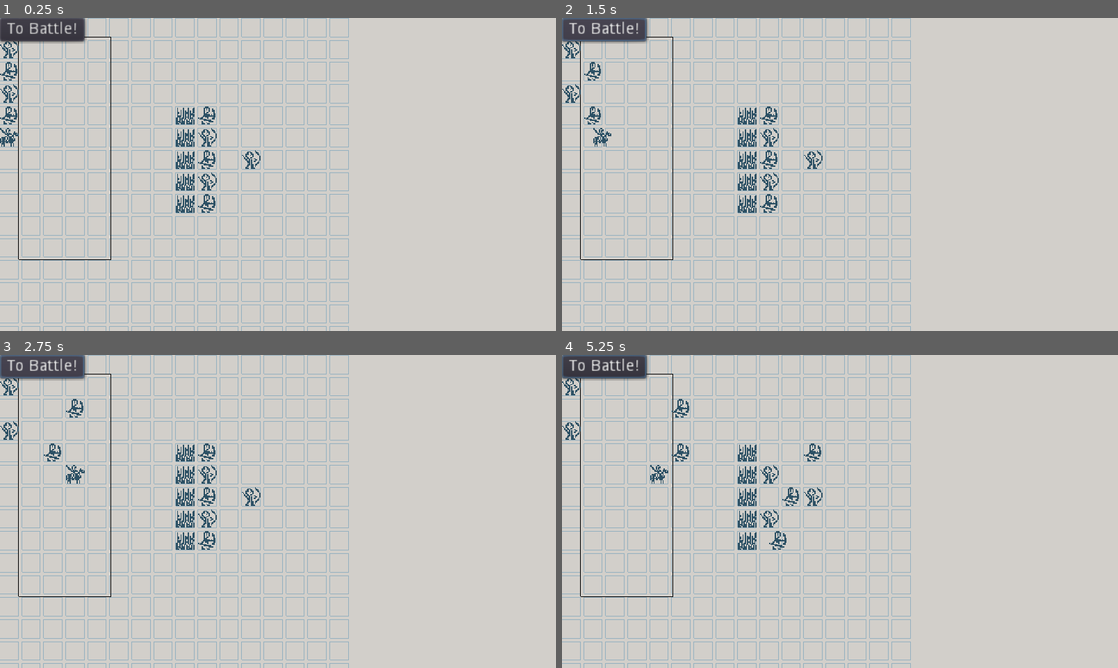
Above: before the commit, frames 1-4 (two rows, left to right).
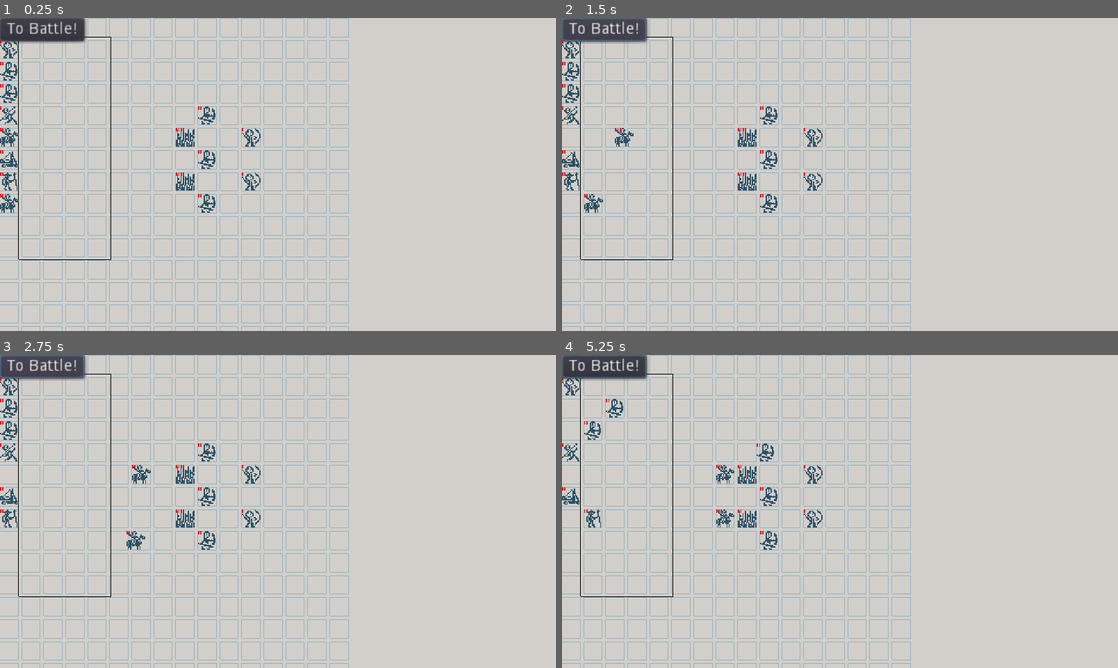
Above: after the commit, the same moments.

Repository: samuelbigos/cards_n_castles
Game: Godot game, scene res://source/Game.tscn
Same seed, same stepped clock (60 frames per second), same inputs: the game is played once before the commit and once after it.
Inputs (mouse positions are in pixels of both pictures, inside the frame that each line leads up to):
- Up to frame 1 (0.25 s): no input
- Up to frame 2 (1.5 s): click "To Battle!" at 0.5 s; click "To Battle!" at 1.25 s
- Up to frame 3 (2.75 s): click "To Battle!" at 2 s
- Up to frame 4 (5.25 s): move the mouse to (573, 386) at 2.77 s; click (573, 386) at 2.92 s; tap Space (ui_select) at 3.02, 3.77 s; move the mouse to (656, 408) at 3.52 s; click (656, 408) at 3.67 s; move the mouse to (573, 430) at 4.27 s; click (573, 430) at 4.42 s; move the mouse to (678, 452) at 5.02 s; click (678, 452) at 5.17 s

The runs differ from the first frame. In frame 1, 1.1% of the frame differs, in the area x 0-47%, y 7-63%; in frame 2, 1.5%; in frame 3, 1.5%; in frame 4, 1.9%.

Commit message:
- Fixes to action queue system
- Blood splatter
- Health and damage

Diff:
--- a/data/Card.gd
+++ b/data/Card.gd
@@ -6,7 +6,9 @@
 export var initiative : int = 0 # higher initiative goes first
 export var attack_range : int = 1 # attack range in cells
 export var move_and_shoot : bool = true # can move and shoot on same turn
+export var prefer_max_range : bool = true # won't move if an enemy is in range
 export var damage : int = 1 # damage per attack
 export var health : int = 1 # damage can take before being destroyed
-export var move_range : int = 1 # move range in cells
-export var can_move : bool = true # i.e. false for walls
+export var move_count : int = 1 # move range in cells
+export var attack_count : int = 1
+export var projectile : PackedScene = null
--- a/data/DatabaseCards.tscn
+++ b/data/DatabaseCards.tscn
@@ -12,6 +12,7 @@
 [ext_resource path="res://assets/units/skirmisher.png" type="Texture" id=10]
 [ext_resource path="res://assets/units/spearman.png" type="Texture" id=11]
 [ext_resource path="res://assets/units/palisade.png" type="Texture" id=12]
+[ext_resource path="res://source/projectiles/ProjectileArrow.tscn" type="PackedScene" id=13]
 
 [node name="DatabaseCards" type="Node"]
 script = ExtResource( 1 )
@@ -21,41 +22,62 @@
 sprite = ExtResource( 8 )
 sprite_bg = ExtResource( 2 )
 initiative = 2
+attack_range = 4
+projectile = ExtResource( 13 )
 
 [node name="Cavalry" parent="." instance=ExtResource( 3 )]
 id = "cavalry"
 sprite = ExtResource( 9 )
 initiative = 5
+health = 3
+move_count = 2
+projectile = ExtResource( 13 )
 
 [node name="Maa" parent="." instance=ExtResource( 3 )]
 id = "maa"
 sprite = ExtResource( 4 )
 initiative = 3
+health = 2
+projectile = ExtResource( 13 )
 
 [node name="Mangonel" parent="." instance=ExtResource( 3 )]
 id = "mangonel"
 sprite = ExtResource( 6 )
+health = 2
+projectile = ExtResource( 13 )
 
 [node name="Palisade" parent="." instance=ExtResource( 3 )]
 id = "palisade"
 sprite = ExtResource( 12 )
-can_move = false
+health = 4
+move_count = 0
+attack_count = 0
+projectile = ExtResource( 13 )
 
 [node name="Ram" parent="." instance=ExtResource( 3 )]
 id = "ram"
 sprite = ExtResource( 5 )
+health = 6
+projectile = ExtResource( 13 )
 
 [node name="Skirmisher" parent="." instance=ExtResource( 3 )]
 id = "skirmisher"
 sprite = ExtResource( 10 )
 initiative = 2
+attack_range = 3
+projectile = ExtResource( 13 )
 
 [node name="Spearman" parent="." instance=ExtResource( 3 )]
 id = "spearman"
 sprite = ExtResource( 11 )
 initiative = 3
+health = 2
+projectile = ExtResource( 13 )
 
 [node name="Stonewall" parent="." instance=ExtResource( 3 )]
 id = "stonewall"
 sprite = ExtResource( 7 )
-can_move = false
+health = 7
+move_count = 0
+attack_count = 0
+projectile = ExtResource( 13 )
--- a/project.godot
+++ b/project.godot
@@ -34,6 +34,11 @@
 "language": "GDScript",
 "path": "res://source/BattleAutomator.gd"
 }, {
+"base": "Sprite",
+"class": "BloodPool",
+"language": "GDScript",
+"path": "res://source/effects/BloodPool.gd"
+}, {
 "base": "Node",
 "class": "Game",
 "language": "GDScript",
@@ -48,6 +53,11 @@
 "class": "Player",
 "language": "GDScript",
 "path": "res://source/Player.gd"
+}, {
+"base": "Node2D",
+"class": "ProjectileArrow",
+"language": "GDScript",
+"path": "res://source/projectiles/ProjectileArrow.gd"
 }, {
 "base": "Node2D",
 "class": "Unit",
@@ -65,9 +75,11 @@
 "ActionMove": "",
 "BaseAction": "",
 "BattleAutomator": "",
+"BloodPool": "",
 "Game": "",
 "Opponent": "",
 "Player": "",
+"ProjectileArrow": "",
 "Unit": "",
 "XXX": ""
 }
--- a/source/AI.gd
+++ b/source/AI.gd
@@ -10,6 +10,9 @@
 
 """ PRIVATE """
 
+var _attack_count = 0
+var _move_count = 0
+
 """ PUBLIC """
 
 export var move_action_script : Resource
@@ -21,15 +24,76 @@
 
 """ PRIVATE """
 
+func _determine_attack(all_units, this_unit, this_data):
+	for unit in all_units:
+		if unit.get_team() == this_unit.get_team():
+			continue
+
+		var range_to = Grid.cells_between(Grid.pos_to_grid_pos(this_unit.position), Grid.pos_to_grid_pos(unit.position))
+		var this_range = this_data.attack_range
+		var in_range = this_range >= range_to
+		if in_range: # TODO: attack highest priority in range rather than first in range
+			var attack_action = attack_action_script.new()
+			attack_action.target = unit
+			attack_action.unit_data = this_data
+			attack_action.attack_damage = this_data.damage
+			return attack_action
+
+	return null
+
+func _determine_move(all_units, this_unit, this_data):
+	var closest_unit = null
+	var closest_range = 99
+	for unit in all_units:
+		if unit.get_team() == this_unit.get_team():
+			continue
+
+		var range_to = Grid.cells_between(Grid.pos_to_grid_pos(this_unit.position), Grid.pos_to_grid_pos(unit.position))
+		if range_to < closest_range:
+			closest_range = range_to
+			closest_unit = unit
+
+	# if no enemies remain, just return a move with no direction.
+	if closest_unit == null:
+		var move_action = move_action_script.new()
+		move_action.direction = Vector2(0, 0)
+		return move_action
+
+	var in_range = this_data.attack_range >= closest_range
+	if not in_range or not this_data.prefer_max_range:
+		var vector = Grid.pos_to_grid_pos(closest_unit.position) - Grid.pos_to_grid_pos(this_unit.position)
+		var move_dir = Vector2()
+		if abs(vector.x) > abs(vector.y):
+			if vector.x > 0: move_dir.x += 1
+			else: move_dir.x -= 1
+		else:
+			if vector.y > 0: move_dir.y += 1
+			else: move_dir.y -= 1
+
+		var move_action = move_action_script.new()
+		move_action.direction = move_dir
+		return move_action
+
+	return null
+
 """ PUBLIC """
 
-func reset():
-	pass
+func reset(all_units, this_unit, this_data):
+	_attack_count = this_data.attack_count
+	_move_count = this_data.move_count
 
-func determine_actions(unit):
-	var actions = []
-	if unit._cached_data.can_move:
-		var move_action = move_action_script.new()
-		move_action.direction = Vector2(1, 0)
-		actions.append(move_action)
-	return actions
+func determine_actions(all_units, this_unit, this_data):
+
+	if _attack_count > 0:
+		var action = _determine_attack(all_units, this_unit, this_data)
+		if action != null:
+			_attack_count -= 1
+			return action
+
+	if _move_count > 0:
+		var action = _determine_move(all_units, this_unit, this_data)
+		if action != null:
+			_move_count -= 1
+			return action
+
+	return null
--- a/source/BattleAutomator.gd
+++ b/source/BattleAutomator.gd
@@ -22,8 +22,6 @@
 var _state = State.BEGIN_TURN
 
 """ PUBLIC """
-
-const TURN_TIME_PADDING = 0.5
 
 signal on_battle_end(winner)
 
--- a/source/Game.gd
+++ b/source/Game.gd
@@ -16,6 +16,7 @@
 """ PUBLIC """
 
 export var unit_scene : PackedScene = null
+export var blood_scene : PackedScene = null
 
 signal state_change(from, to)
 
@@ -28,6 +29,9 @@
 func _ready():
 	$Player.setup(self)
 	$Opponent.setup(self)
+	for unit in get_all_units():
+		unit.connect("on_death", self, "on_Unit_on_death")
+
 	change_state(Globals.State.DEPLOY)
 
 func _process_results(winner):
@@ -38,8 +42,10 @@
 	match to:
 		Globals.State.DEPLOY:
 			pass
+
 		Globals.State.BATTLE:
-			$BattleAutomator.begin($Player.get_units() + $Opponent.get_units())
+			$BattleAutomator.begin(get_all_units())
+
 		Globals.State.RESULTS:
 			_process_results(_winner)
 
@@ -49,6 +55,11 @@
 func _on_BattleAutomator_on_battle_end(winner):
 	_winner = winner
 	change_state(Globals.State.RESULTS)
+
+func on_Unit_on_death(unit):
+	var blood = blood_scene.instance()
+	blood.position = unit.position
+	$Env.add_child(blood)
 
 """ PUBLIC """
 
@@ -61,3 +72,6 @@
 
 func get_state():
 	return _state
+
+func get_all_units():
+	return $Player.get_units() + $Opponent.get_units()
--- a/source/Game.tscn
+++ b/source/Game.tscn
@@ -7,16 +7,20 @@
 [ext_resource path="res://data/DatabaseCards.tscn" type="PackedScene" id=5]
 [ext_resource path="res://source/Opponent.gd" type="Script" id=6]
 [ext_resource path="res://source/BattleAutomator.gd" type="Script" id=7]
+[ext_resource path="res://source/effects/BloodPool.tscn" type="PackedScene" id=8]
 
 [node name="Game" type="Node2D"]
 script = ExtResource( 2 )
 unit_scene = ExtResource( 1 )
+blood_scene = ExtResource( 8 )
+
+[node name="Env" type="Node2D" parent="."]
 
 [node name="Grid" parent="." instance=ExtResource( 3 )]
 
 [node name="Player" type="Node2D" parent="."]
 script = ExtResource( 4 )
-starting_hand = [ "archer", "maa", "archer", "maa", "cavalry" ]
+starting_hand = [ "archer", "maa", "maa", "skirmisher", "cavalry", "mangonel", "spearman", "cavalry" ]
 
 [node name="Opponent" type="Node2D" parent="."]
 script = ExtResource( 6 )
--- a/source/Grid.gd
+++ b/source/Grid.gd
@@ -79,3 +79,16 @@
 	_grid[pos.x][pos.y] = null
 	_grid_map.erase(object)
 	return true
+
+func cells_between(pos1:Vector2, pos2:Vector2):
+	return abs(pos1.x - pos2.x) + abs(pos1.y - pos2.y)
+
+func pos_to_snapped_pos(pos:Vector2):
+	return grid_pos_to_snapped_pos(pos_to_grid_pos(pos))
+
+func grid_pos_to_snapped_pos(pos:Vector2):
+	return pos * (cell_size + ((Vector2(1.0, 1.0) * cell_padding))) + cell_size * 0.5
+
+func pos_to_grid_pos(pos:Vector2):
+	return Vector2(int(pos.x / (cell_size.x + cell_padding)),
+					int(pos.y / (cell_size.y + cell_padding)))
--- a/source/Opponent.gd
+++ b/source/Opponent.gd
@@ -5,11 +5,11 @@
 """
 
 const opponent_start = Vector2(8, 4)
-const level = [["palisade", "maa", null, null, null],
-				["palisade", "archer", null, null, null],
-				["palisade", "maa", null, "archer", null],
-				["palisade", "archer", null, null, null],
-				["palisade", "maa", null, null, null]]
+const level = [[null, "maa", null, null, null],
+				["palisade", null, null, "archer", null],
+				[null, "maa", null, null, null],
+				["palisade", null, null, "archer", null],
+				[null, "maa", null, null, null]]
 
 ###########
 # MEMBERS #
@@ -33,9 +33,11 @@
 func _ready():
 	pass
 
-
 func _on_Game_state_change(_from, _to):
 	pass # Replace with function body.
+
+func on_Unit_on_death(unit):
+	_units.erase(unit)
 
 """ PUBLIC """
 
@@ -50,8 +52,9 @@
 
 			var card_data = _game.get_card_database().get_card_by_id(level[y][x])
 			var unit = _game.unit_scene.instance()
-			unit.init_with_data(card_data, OPPONENT_TEAM_ID)
+			unit.init_with_data(card_data, OPPONENT_TEAM_ID, _game)
 			unit.set_grid_pos(Vector2(opponent_start.x + x, opponent_start.y + y))
+			unit.connect("on_death", self, "on_Unit_on_death")
 			add_child(unit)
 			_units.append(unit)
 
--- a/source/Player.gd
+++ b/source/Player.gd
@@ -43,6 +43,9 @@
 			for unit in _units:
 				unit._process_input = false
 
+func on_Unit_on_death(unit):
+	_units.erase(unit)
+
 """ PUBLIC """
 
 func setup(game):
@@ -51,8 +54,9 @@
 	for card in starting_hand:
 		var card_data = _game.get_card_database().get_card_by_id(card)
 		var unit = _game.unit_scene.instance()
-		unit.init_with_data(card_data, PLAYER_TEAM_ID)
+		unit.init_with_data(card_data, PLAYER_TEAM_ID, _game)
 		unit.set_grid_pos(Vector2(0, current_pos))
+		unit.connect("on_death", self, "on_Unit_on_death")
 		add_child(unit)
 		_units.append(unit)
 		current_pos += 1
--- a/source/Unit.gd
+++ b/source/Unit.gd
@@ -3,6 +3,12 @@
 """
 Base for a unit on the battlefield.
 """
+
+enum State {
+	IDLE,
+	DETERMINE_ACTION,
+	PROCESS_ACTION
+}
 
 ###########
 # MEMBERS #
@@ -16,7 +22,9 @@
 
 signal on_turn_over
 signal on_movement_complete
+signal on_death(unit)
 
+var _game = null
 var _sticky = false
 var _mouse_grid_pos_last = Vector2()
 var _snap_lerp_timer = 0.0
@@ -25,9 +33,10 @@
 var _process_input = false
 var _team = -1
 var _cached_data = null
-var _processing_turn = false
-var _processing_action = false
-var _action_stack = []
+var _state = State.IDLE
+var _action = null
+var _health = 0
+var _max_health = 0
 
 ###########
 # METHODS #
@@ -37,6 +46,8 @@
 
 func _ready():
 	$Sprite.modulate = Color("2e5266")
+	for pip in $Health.get_children():
+		pip.modulate = Color("d91f30")
 
 func _process(delta):
 	if _sticky:
@@ -51,25 +62,34 @@
 			position = _snap_lerp_to
 			emit_signal("on_movement_complete")
 
-	if _processing_turn:
-		if _action_stack.size() == 0:
-			emit_signal("on_turn_over")
-			_processing_turn = false
-		else:
-			# process the action stack
-			if not _processing_action:
-				var action_to_process = _action_stack[0]
-				action_to_process.connect("on_action_complete", self, "_on_BaseAction_on_action_complete")
-				action_to_process.begin(self)
-				add_child(action_to_process)
-				_processing_action = true
+	match _state:
+		State.IDLE:
+			pass
+
+		State.DETERMINE_ACTION:
+			if _action:
+				_action.queue_free()
+
+			_action = $AI.determine_actions(_game.get_all_units(), self, _cached_data)
+			if _action == null:
+				emit_signal("on_turn_over")
+				_state = State.IDLE
+			else:
+				_action.connect("on_action_complete", self, "_on_BaseAction_on_action_complete")
+				_action.begin(self)
+				add_child(_action)
+				_state = State.PROCESS_ACTION
+
+		State.PROCESS_ACTION:
+			pass
+
 
 func _move_to_grid_relative(pos:Vector2):
-	var global_pos = _pos_to_grid_pos(position) + pos
+	var global_pos = Grid.pos_to_grid_pos(position) + pos
 	var moved = Grid.move(self, global_pos.x, global_pos.y)
 	if moved:
 		_snap_lerp_from = position
-		_snap_lerp_to = _grid_pos_to_snapped_pos(global_pos)
+		_snap_lerp_to = Grid.grid_pos_to_snapped_pos(global_pos)
 		_snap_lerp_timer = SNAP_TIME
 		return true
 	else:
@@ -77,28 +97,32 @@
 
 func _move_to_mouse(pos:Vector2):
 	# adjust pos to snap to grid
-	var mouse_grid_pos = _pos_to_grid_pos(pos)
+	var mouse_grid_pos = Grid.pos_to_grid_pos(pos)
 	if mouse_grid_pos != _mouse_grid_pos_last and Grid.get_at(mouse_grid_pos.x, mouse_grid_pos.y) == null:
-		_snap_lerp_from = _grid_pos_to_snapped_pos(_mouse_grid_pos_last)
-		_snap_lerp_to = _grid_pos_to_snapped_pos(mouse_grid_pos)
+		_snap_lerp_from = Grid.grid_pos_to_snapped_pos(_mouse_grid_pos_last)
+		_snap_lerp_to = Grid.grid_pos_to_snapped_pos(mouse_grid_pos)
 		_snap_lerp_timer = SNAP_TIME
 		Grid.move(self, mouse_grid_pos.x, mouse_grid_pos.y)
 
 	_mouse_grid_pos_last = mouse_grid_pos
 
-func _pos_to_snapped_pos(pos:Vector2):
-	return _grid_pos_to_snapped_pos(_pos_to_grid_pos(pos))
-
-func _grid_pos_to_snapped_pos(pos:Vector2):
-	return pos * (Grid.cell_size + ((Vector2(1.0, 1.0) * Grid.cell_padding))) + Grid.cell_size * 0.5
-
-func _pos_to_grid_pos(pos:Vector2):
-	return Vector2(int(pos.x / (Grid.cell_size.x + Grid.cell_padding)),
-					int(pos.y / (Grid.cell_size.y + Grid.cell_padding)))
-
 func _in_hand():
 	# 1st column is in hand for now.
-	return _pos_to_snapped_pos(position).x == 0
+	return Grid.pos_to_snapped_pos(position).x == 0
+
+func _update_health():
+	for i in range(0, $Health.get_child_count()):
+		if i < _health:
+			$Health.get_child(i).visible = true
+		else:
+			$Health.get_child(i).visible = false
+	if _health <= 0:
+		_die()
+
+func _die():
+	# TODO: particles
+	emit_signal("on_death", self)
+	queue_free()
 
 # time between 0-1
 func _lerp(from, to, time):
@@ -118,20 +142,29 @@
 			_sticky = true
 
 func _on_BaseAction_on_action_complete(action):
-	_processing_action = false
-	_action_stack.erase(action)
-	action.queue_free()
+	_state = State.DETERMINE_ACTION
+
+func _on_ActionAttach_on_hit(action, attack_damage):
+	_health -= attack_damage
+	_update_health()
 
 """ PUBLIC """
 
-func init_with_data(card_data, team):
-	$Sprite.texture = card_data.sprite
-	$SpriteBG.texture = card_data.sprite_bg
+func init_with_data(card_data, team, game):
+	_cached_data = card_data.duplicate()
+	_game = game
+	$Sprite.texture = _cached_data.sprite
+	$SpriteBG.texture = _cached_data.sprite_bg
+	_max_health = _cached_data.health
+	_health = _cached_data.health
+	for i in range(0, $Health.get_child_count()):
+		if i < _max_health:
+			$Health.get_child(i).visible = true
+
 	_team = team
-	_cached_data = card_data.duplicate()
 
 func set_grid_pos(pos):
-	position = _grid_pos_to_snapped_pos(pos)
+	position = Grid.grid_pos_to_snapped_pos(pos)
 	_mouse_grid_pos_last = pos
 	if not Grid.has(self):
 		Grid.add(pos.x, pos.y, self)
@@ -141,7 +174,9 @@
 func get_initiative():
 	return _cached_data.initiative
 
+func get_team():
+	return _team
+
 func do_turn():
-	_processing_turn = true
-	$AI.reset()
-	_action_stack = $AI.determine_actions(self)
+	_state = State.DETERMINE_ACTION
+	$AI.reset(_game.get_all_units(), self, _cached_data)
--- a/source/Unit.tscn
+++ b/source/Unit.tscn
@@ -6,6 +6,7 @@
 [ext_resource path="res://source/AI.gd" type="Script" id=4]
 [ext_resource path="res://source/actions/ActionMove.gd" type="Script" id=5]
 [ext_resource path="res://source/actions/ActionAttack.gd" type="Script" id=6]
+[ext_resource path="res://assets/gui/health_pip.png" type="Texture" id=7]
 
 [sub_resource type="RectangleShape2D" id=1]
 extents = Vector2( 8, 8 )
@@ -32,6 +33,50 @@
 script = ExtResource( 4 )
 move_action_script = ExtResource( 5 )
 attack_action_script = ExtResource( 6 )
+
+[node name="Health" type="Node2D" parent="."]
+
+[node name="1" type="Sprite" parent="Health"]
+visible = false
+position = Vector2( -8, -8 )
+texture = ExtResource( 7 )
+centered = false
+
+[node name="2" type="Sprite" parent="Health"]
+visible = false
+position = Vector2( -6, -8 )
+texture = ExtResource( 7 )
+centered = false
+
+[node name="3" type="Sprite" parent="Health"]
+visible = false
+position = Vector2( -4, -8 )
+texture = ExtResource( 7 )
+centered = false
+
+[node name="4" type="Sprite" parent="Health"]
+visible = false
+position = Vector2( -2, -8 )
+texture = ExtResource( 7 )
+centered = false
+
+[node name="5" type="Sprite" parent="Health"]
+visible = false
+position = Vector2( 0, -8 )
+texture = ExtResource( 7 )
+centered = false
+
+[node name="6" type="Sprite" parent="Health"]
+visible = false
+position = Vector2( 2, -8 )
+texture = ExtResource( 7 )
+centered = false
+
+[node name="7" type="Sprite" parent="Health"]
+visible = false
+position = Vector2( 4, -8 )
+texture = ExtResource( 7 )
+centered = false
 [connection signal="input_event" from="Area2D" to="." method="_on_Area2D_input_event"]
 [connection signal="mouse_entered" from="Area2D" to="." method="_on_Area2D_mouse_entered"]
 [connection signal="mouse_exited" from="Area2D" to="." method="_on_Area2D_mouse_exited"]
--- a/source/actions/ActionAttack.gd
+++ b/source/actions/ActionAttack.gd
@@ -10,7 +10,16 @@
 
 """ PRIVATE """
 
+var _started_attack = false
+var _projectile = null
+
 """ PUBLIC """
+
+signal on_hit(action, attack_damage)
+
+var target = null
+var unit_data = null
+var attack_damage = 0
 
 ###########
 # METHODS #
@@ -19,6 +28,21 @@
 """ PRIVATE """
 
 func _process_action(_delta):
-	pass
+	if not _started_attack:
+		_projectile = unit_data.projectile.instance()
+		_projectile.setup(_owner.position, target.position)
+		_projectile.connect("on_target_reached", self, "_on_complete")
+		add_child(_projectile)
+
+		# hook up signal to tell target when it's hit
+		connect("on_hit", target, "_on_ActionAttach_on_hit")
+
+		_started_attack = true
+
+func _on_complete():
+	emit_signal("on_hit", self, attack_damage)
+	disconnect("on_hit", target, "_on_ActionAttach_on_hit")
+	_projectile.queue_free()
+	._on_complete()
 
 """ PUBLIC """
--- a/source/actions/ActionMove.gd
+++ b/source/actions/ActionMove.gd
@@ -10,11 +10,11 @@
 
 """ PRIVATE """
 
-var direction = Vector2()
+var _started_move = false
 
 """ PUBLIC """
 
-var _started_move = false
+var direction = Vector2()
 
 ###########
 # METHODS #
--- /dev/null
+++ b/source/effects/BloodPool.gd
@@ -0,0 +1,31 @@
+extends Sprite
+class_name BloodPool
+"""
+Randomised blood pool sprite shown when unit dies
+"""
+
+###########
+# MEMBERS #
+###########
+
+""" PRIVATE """
+
+var _rng = RandomNumberGenerator.new()
+
+""" PUBLIC """
+
+export var blood_images = []
+
+###########
+# METHODS #
+###########
+
+""" PRIVATE """
+
+""" PUBLIC """
+
+func _ready():
+	_rng.randomize()
+	var blood = _rng.randi_range(0, blood_images.size() - 1)
+	texture = blood_images[blood]
+	modulate = Color("d91f30")
--- /dev/null
+++ b/source/effects/BloodPool.tscn
@@ -0,0 +1,10 @@
+[gd_scene load_steps=5 format=2]
+
+[ext_resource path="res://source/effects/BloodPool.gd" type="Script" id=1]
+[ext_resource path="res://assets/effects/blood_3.png" type="Texture" id=2]
+[ext_resource path="res://assets/effects/blood_2.png" type="Texture" id=3]
+[ext_resource path="res://assets/effects/blood_1.png" type="Texture" id=4]
+
+[node name="BloodPool" type="Sprite"]
+script = ExtResource( 1 )
+blood_images = [ ExtResource( 4 ), ExtResource( 3 ), ExtResource( 2 ) ]
--- /dev/null
+++ b/source/projectiles/ProjectileArrow.gd
@@ -0,0 +1,51 @@
+extends Node2D
+class_name ProjectileArrow
+"""
+Is a projectile.
+"""
+
+###########
+# MEMBERS #
+###########
+
+""" PRIVATE """
+
+var _lerp_time = 0.0
+var _lerp_timer = 0.0
+var _lerp_to = Vector2()
+var _lerp_from = Vector2()
+
+""" PUBLIC """
+
+const PROJECTILE_SPEED = 100.0
+
+signal on_target_reached
+
+###########
+# METHODS #
+###########
+
+""" PRIVATE """
+
+func _ready():
+	$Sprite.modulate = Color("2e5266")
+
+func _process(delta):
+	if _lerp_timer > 0.0:
+		position = _lerp(_lerp_from, _lerp_to, _lerp_timer / _lerp_time)
+		_lerp_timer -= delta
+		if _lerp_timer <= 0.0:
+			position = _lerp_to
+			emit_signal("on_target_reached")
+
+func _lerp(from, to, time):
+	return from + (to - from) * ease(1.0 - time, 0.15)
+
+""" PUBLIC """
+
+func setup(from, to):
+	_lerp_time = (from - to).length() / PROJECTILE_SPEED
+	_lerp_timer = _lerp_time
+	_lerp_from = from
+	_lerp_to = to
+	rotation = -atan2((from - to).x, (from - to).y)
--- /dev/null
+++ b/source/projectiles/ProjectileArrow.tscn
@@ -0,0 +1,10 @@
+[gd_scene load_steps=3 format=2]
+
+[ext_resource path="res://source/projectiles/ProjectileArrow.gd" type="Script" id=1]
+[ext_resource path="res://assets/units/arrow.png" type="Texture" id=2]
+
+[node name="ProjectileArrow" type="Node2D"]
+script = ExtResource( 1 )
+
+[node name="Sprite" type="Sprite" parent="."]
+texture = ExtResource( 2 )
Binary file added: assets/effects/blood_1.png
Not shown, added: assets/effects/blood_1.png.import
Binary file added: assets/effects/blood_2.png
Not shown, added: assets/effects/blood_2.png.import
Binary file added: assets/effects/blood_3.png
Not shown, added: assets/effects/blood_3.png.import
Binary file added: assets/gui/health_pip.png
Not shown, added: assets/gui/health_pip.png.import
Binary file added: assets/units/arrow.png
Not shown, added: assets/units/arrow.png.import
Not shown: 1 places in data/DatabaseCards.tscn that only renumber resources
Not shown: 2 places in source/Game.tscn that only renumber resources
(and 1 more such lines)
